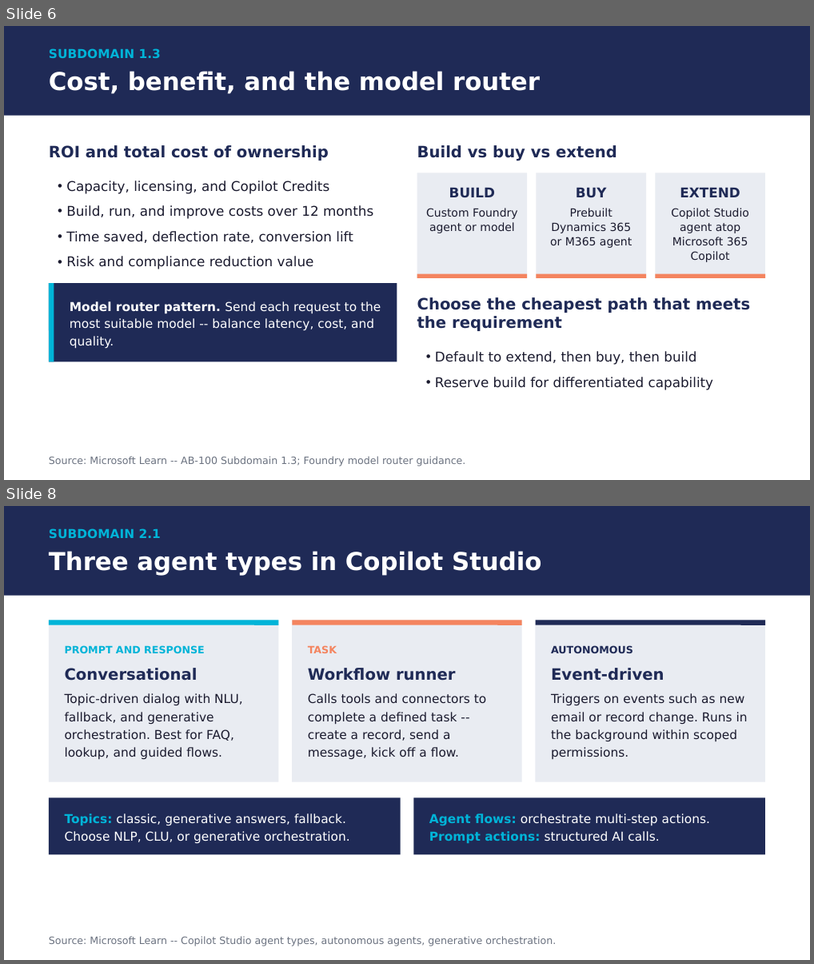
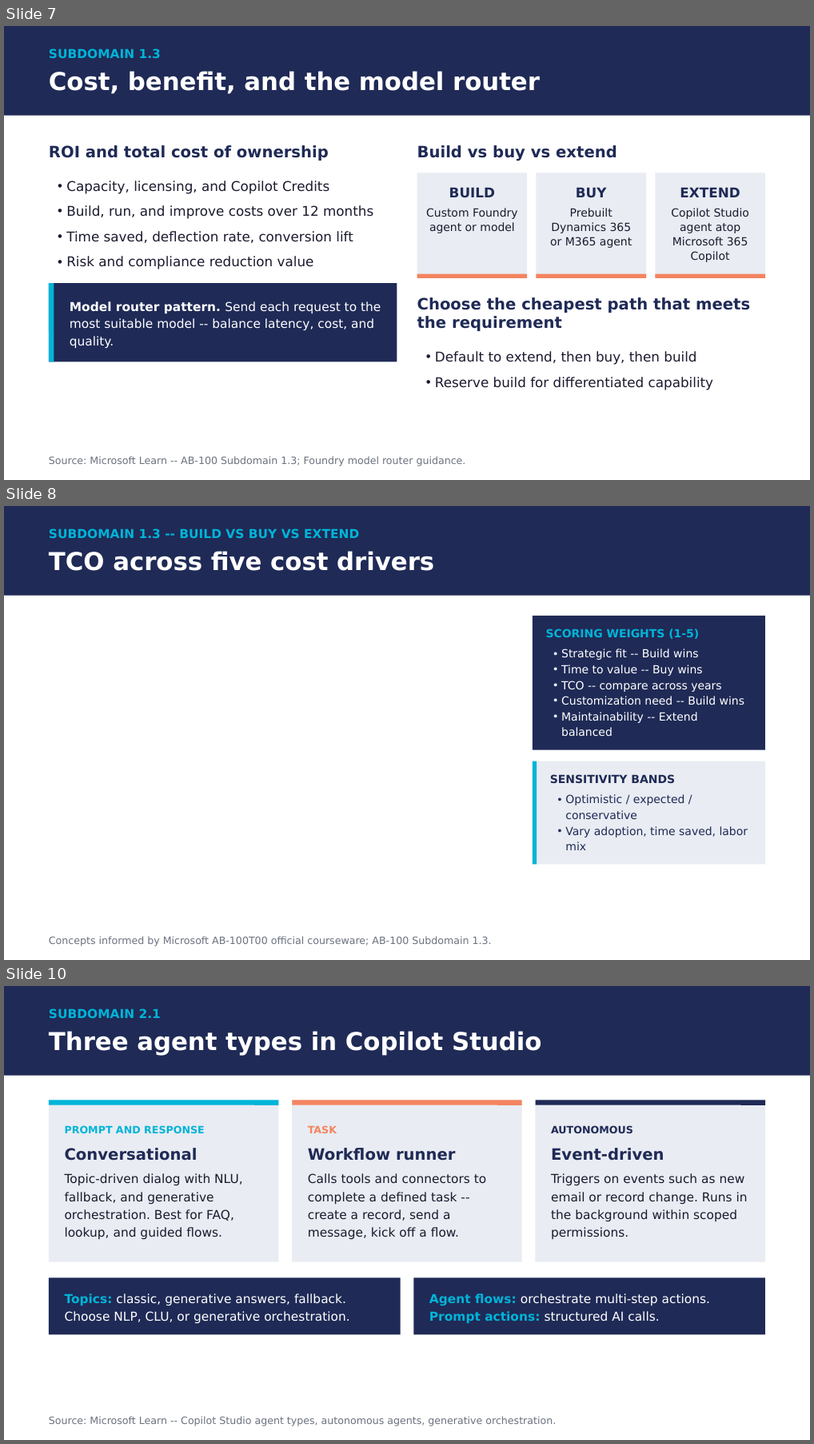
Before and after one commit to timothywarner-org/ab100, a slide deck: docs/ab100-course-deck-april-2026.pptx. Shown one above the other, each under a label of ours: slides 6 and 8 before the commit, slides 7, 8 and 10 after it; the slides between them are not shown. The pictures are 814x964 and 814x1444 pixels, drawn with LibreOffice and Linux fonts; fonts in the diff are those of the drawing. Boxes give left, top, right and bottom in pixels: in the first picture for what was removed or moved away, otherwise in the second. Text is boxed around its words. In the diff, an @@ line names an element or a change of style, - is before the commit and + after.

```diff
--- a/docs/ab100-course-deck-april-2026.pptx
+++ b/docs/ab100-course-deck-april-2026.pptx
@@ slide 8 added at (4, 506, 810, 960), background #FFFFFF @@
@@ rectangle added at (4, 506, 810, 596), fill #1F2A56 @@
@@ text added at (49, 528, 359, 538), 11 pt, text #00B4D8, bold @@
+SUBDOMAIN 1.3 -- BUILD VS BUY VS EXTEND
@@ text added at (49, 551, 434, 571), 22 pt, text #FFFFFF, bold @@
+TCO across five cost drivers
@@ rectangle added at (533, 616, 766, 750), fill #1F2A56 @@
@@ text added at (546, 628, 699, 639), 10 pt, text #00B4D8, bold @@
+SCORING WEIGHTS (1-5)
@@ text added at (562, 648, 745, 736), 10 pt, text #FFFFFF @@
+• Strategic fit -- Build wins
+• Time to value -- Buy wins
+• TCO -- compare across years
+• Customization need -- Build wins
+• Maintainability -- Extend balanced
@@ rectangle added at (533, 761, 766, 864), fill #E9ECF2 @@
@@ line added from (534, 761) to (534, 864), #00B4D8 3.75 pt @@
@@ text added at (550, 774, 675, 783), 10 pt, text #1F2A56, bold @@
+SENSITIVITY BANDS
@@ text added at (566, 794, 749, 850), 10 pt, text #1F2A56 @@
+• Optimistic / expected / conservative
+• Vary adoption, time saved, labor mix
@@ text added at (49, 936, 492, 946), 9 pt, text #6B7280 @@
+Concepts informed by Microsoft AB-100T00 official courseware; AB-100 Subdomain 1.3.
@@ what was slide 6 is now slide 7 @@
@@ what was slide 8 is now slide 10 @@
```
Also in this commit, not shown: 5 slides changed, 7 other slides added, 1 slide removed, 41 other files.
